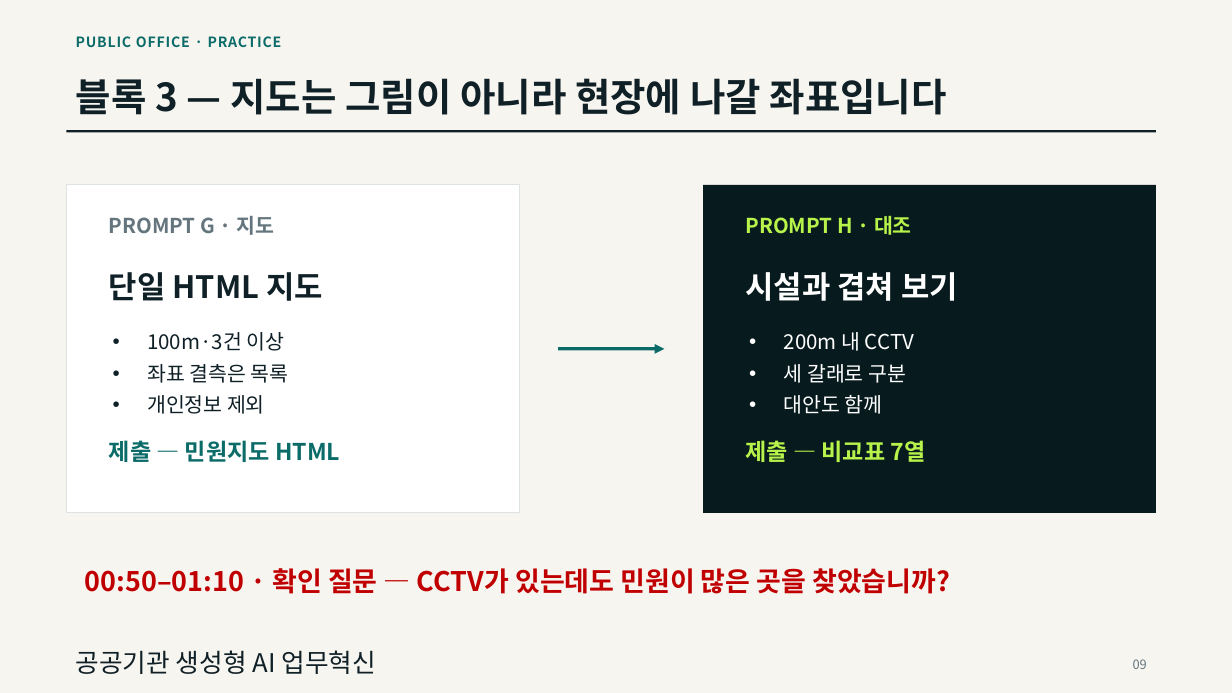
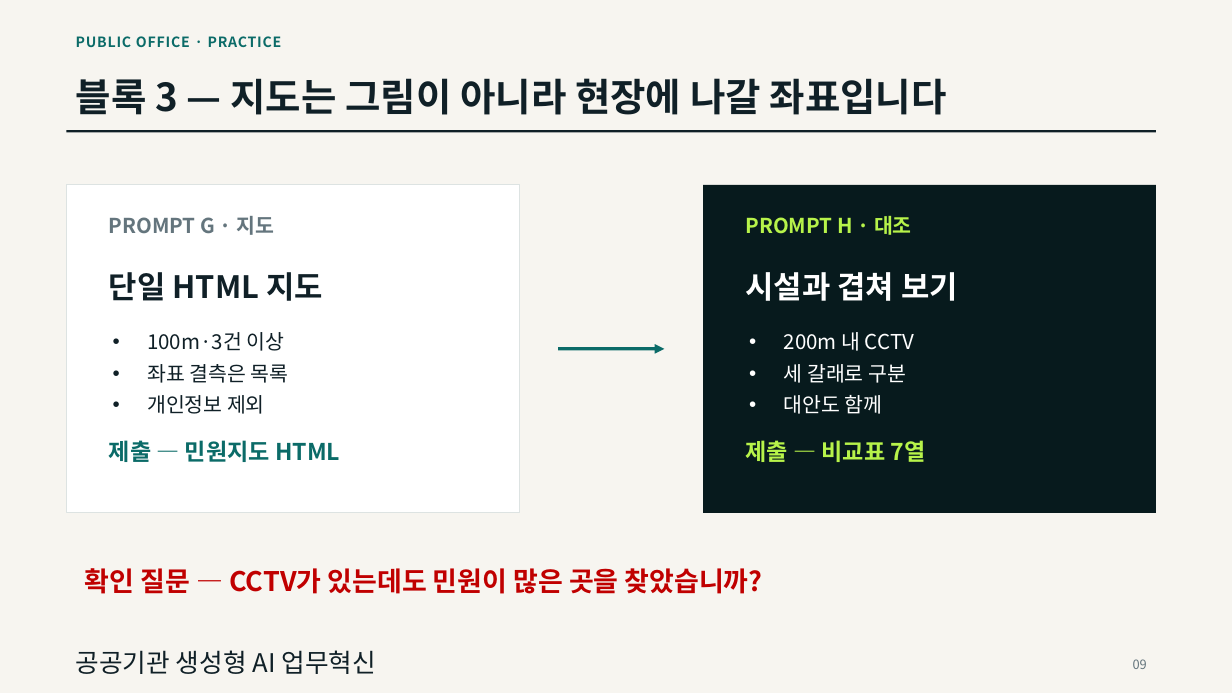
Before and after one commit to keerhee/gh-genai-ax-2day, a slide deck: slide 9 of 공공기관 생성형 AI 과정/session2/PublicOffice_GenAI_Practice_Round.pptx. Drawn at 1232x693 pixels with LibreOffice and Linux fonts; fonts in the diff are those of the drawing. Boxes give left, top, right and bottom in pixels: in the first picture for what was removed or moved away, otherwise in the second. Text is boxed around its words. In the diff, an @@ line names an element or a change of style, - is before the commit and + after.

```diff
--- a/공공기관 생성형 AI 과정/session2/PublicOffice_GenAI_Practice_Round.pptx
+++ b/공공기관 생성형 AI 과정/session2/PublicOffice_GenAI_Practice_Round.pptx
@@ text at [85,568,763,594]: text changed @@
-00:50–01:10 · 확인 질문 — CCTV가 있는데도 민원이 많은 곳을 찾았습니까?
+확인 질문 — CCTV가 있는데도 민원이 많은 곳을 찾았습니까?
```
Also in this commit, not shown: 9 other slides changed, 4 other files.
